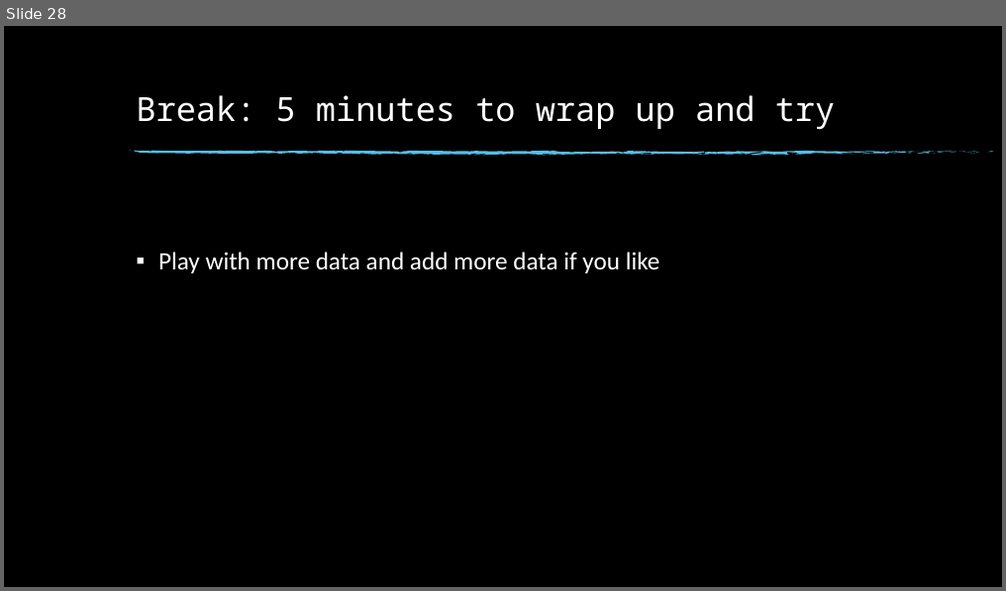
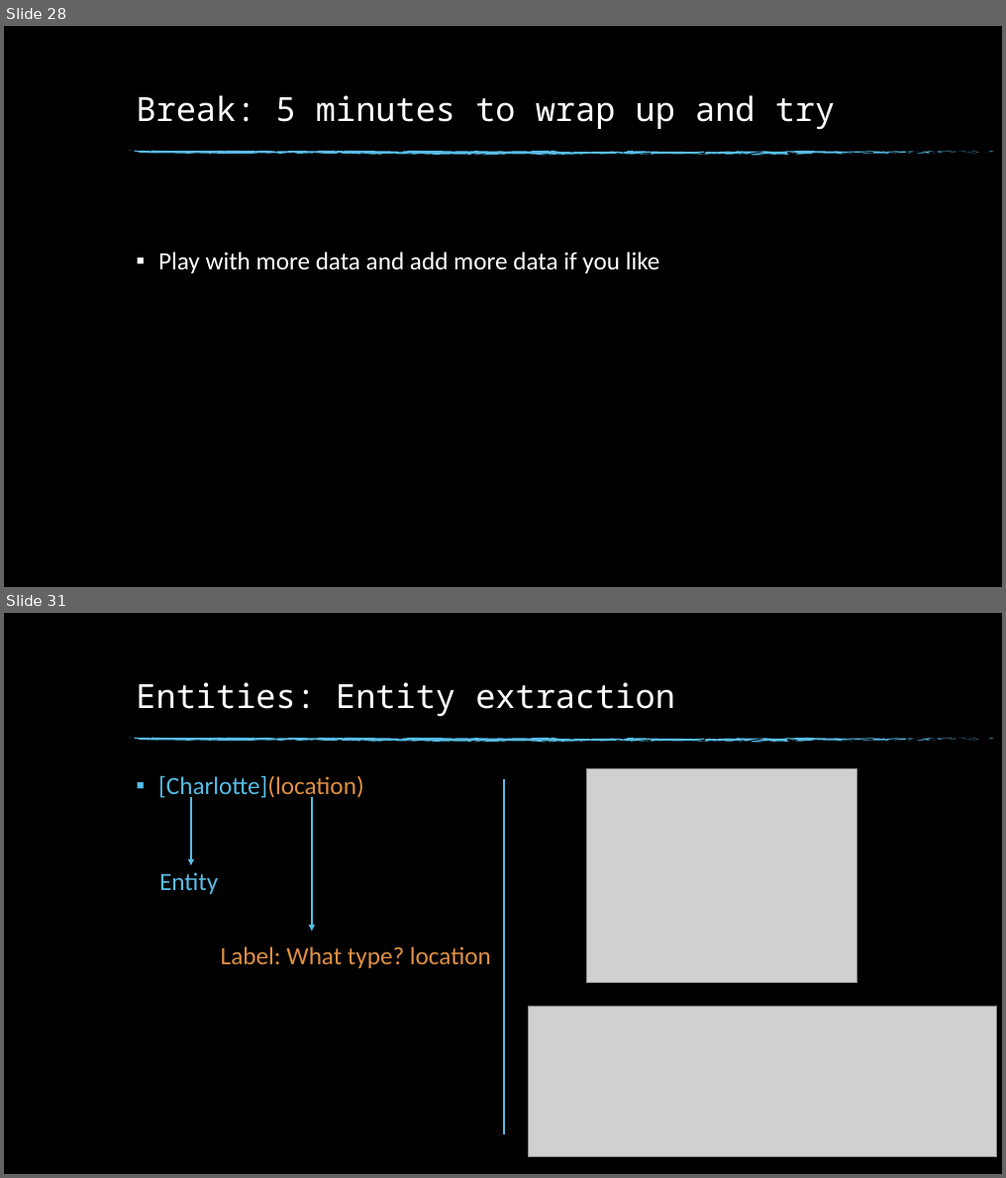
Before and after one commit to dinesh19aug/rasa-workshop, a slide deck: Natural Language Processing Workshop.pptx. Shown one above the other, each under a label of ours: slide 28 before the commit, slides 28 and 31 after it; the slides between them are not shown. The pictures are 1006x591 and 1006x1178 pixels, drawn with LibreOffice and Linux fonts; fonts in the diff are those of the drawing; grey boxes stand for pictures; background and template pictures are left out. Boxes give left, top, right and bottom in pixels: in the first picture for what was removed or moved away, otherwise in the second. Text is boxed around its words. In the diff, an @@ line names an element or a change of style, - is before the commit and + after.

```diff
--- a/Natural Language Processing Workshop.pptx
+++ b/Natural Language Processing Workshop.pptx
@@ slide 31 added at box(4, 613, 1002, 1174), background picture (left out); not listed: 74 template elements that a slide beside it also shows @@
@@ title added at box(136, 682, 675, 717), 32 pt, text #FFFFFF @@
+Entities: Entity extraction
@@ text added at box(158, 775, 364, 800), 24 pt, text #57BCE5 @@
+▪ [Charlotte](location)
@@ line added from (504, 779) to (504, 1135), #57BCE5 2 pt @@
@@ picture added at box(586, 768, 856, 982) @@
@@ arrow added from (191, 797) to (191, 866), #57BCE5 2 pt @@
@@ arrow added from (312, 797) to (312, 931), #57BCE5 2 pt @@
@@ text added at box(159, 872, 218, 894), 24 pt, text #57BCE5 @@
+Entity
@@ text added at box(221, 947, 491, 968), 24 pt, text #DF9041 @@
+Label: What type? location
@@ picture added at box(528, 1006, 997, 1157) @@
```
Also in this commit, not shown: 1 slide changed, 4 other slides added, 17 other files.
